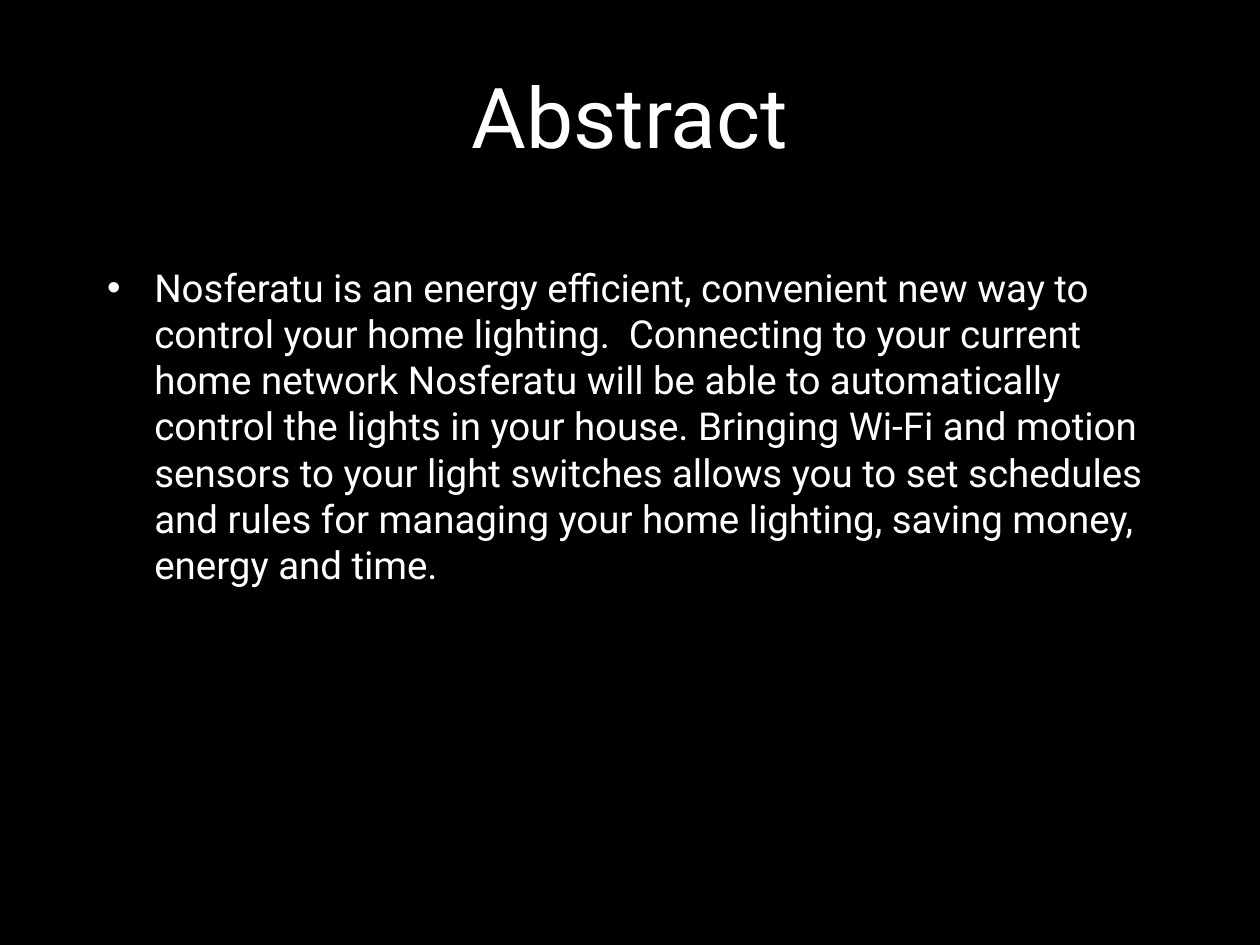
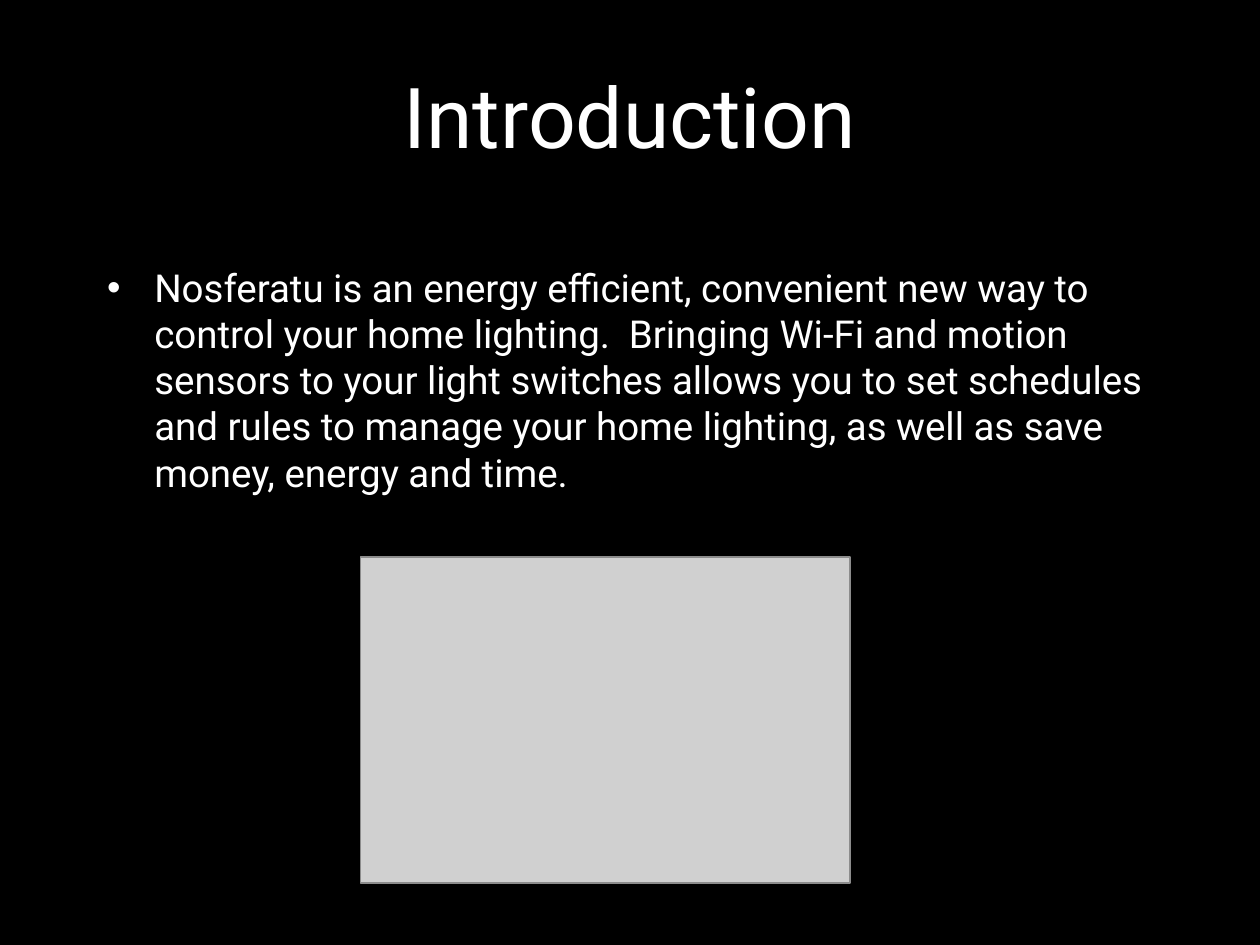
Before and after one commit to cojoigo/Capstone, a slide deck: slide 2 of Presentation.pptx. Drawn at 1260x945 pixels with LibreOffice and Linux fonts; fonts in the diff are those of the drawing; grey boxes stand for pictures; background and template pictures are left out. Boxes give left, top, right and bottom in pixels: in the first picture for what was removed or moved away, otherwise in the second. Text is boxed around its words. In the diff, an @@ line names an element or a change of style, - is before the commit and + after.

```diff
--- a/Presentation.pptx
+++ b/Presentation.pptx
@@ title at [404,85,856,149]: text changed @@
-Abstract
+Introduction
@@ text at [154,272,1142,496]: text changed @@
-• Nosferatu is an energy efficient, convenient new way to control your home lighting. Connecting to your current home network Nosferatu will be able to automatically control the lights in your house. Bringing Wi-Fi and motion sensors to your light switches allows you to set schedules and rules for managing your home lighting, saving money, energy and time.
+• Nosferatu is an energy efficient, convenient new way to control your home lighting. Bringing Wi-Fi and motion sensors to your light switches allows you to set schedules and rules to manage your home lighting, as well as save money, energy and time.
@@ picture added at [360,557,849,883] @@
```
Also in this commit, not shown: 2 other slides changed, 1 slide added, 1 slide removed, 1 other file.
